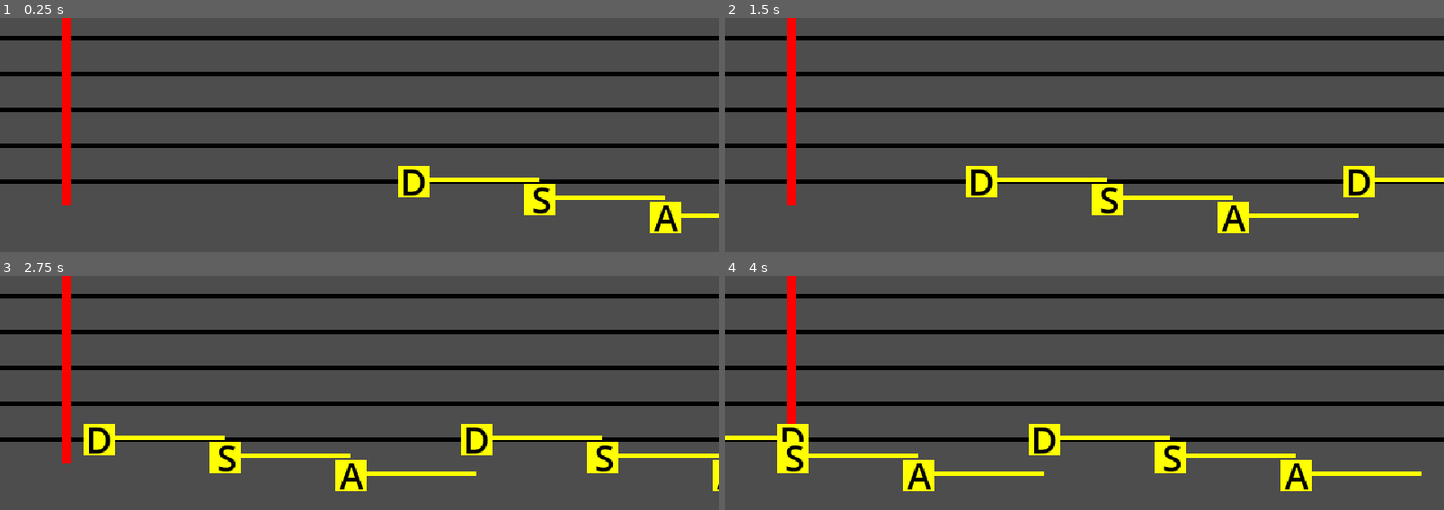
Above: before the commit, frames 1-4 (two rows, left to right).
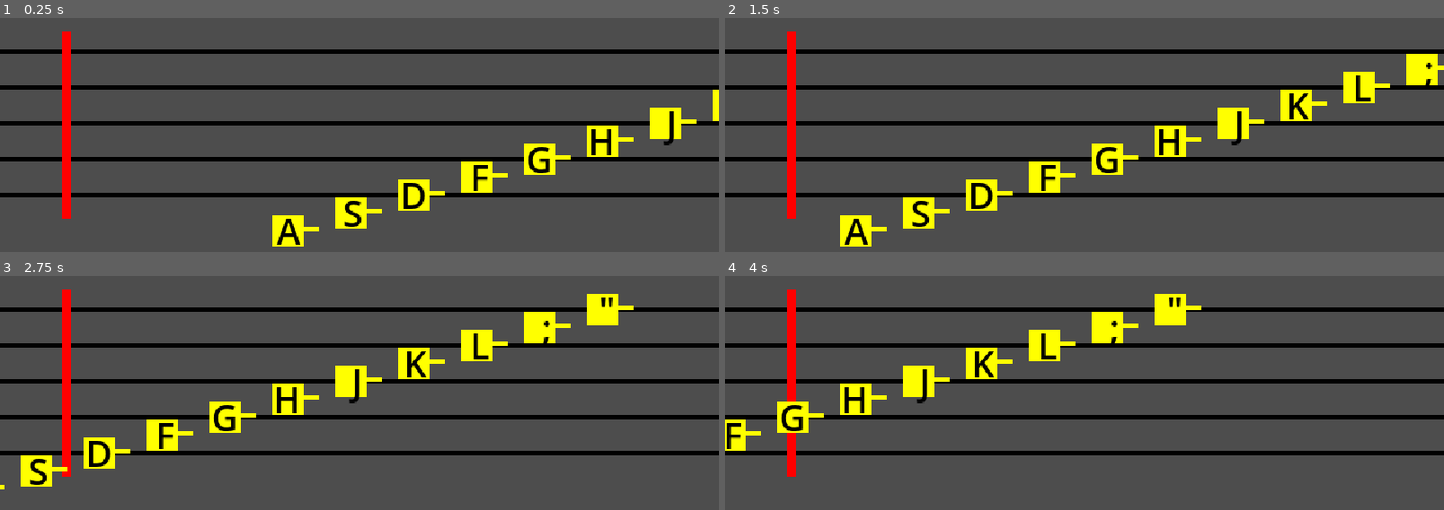
Above: after the commit, the same moments.

Repository: matthewkayin/ggj2024
Game: Godot game, scene res://game.tscn
Two runs of this game, one before a commit and one after it. Both use one fixed random seed, a clock stepped at 60 frames per second and the inputs below. The project has no main scene, so this scene is started directly.
Inputs:
- Up to frame 1 (0.25 s): no input
- Up to frame 2 (1.5 s): no input
- Up to frame 3 (2.75 s): no input
- Up to frame 4 (4 s): no input

The runs differ from the first frame. In frame 1, 24% of the frame differs, in the area x 0-100%, y 0-98%; in frame 2, 26%; in frame 3, 27%, in the area x 0-100%, y 0-92%; in frame 4, 26%.

Commit message:
registered whether notes are played or not
Signed-off-by: Matthew Madden <matthewkayin@gmail.com>

Diff:
--- a/game.tscn
+++ b/game.tscn
@@ -11,7 +11,7 @@
 [node name="release_timer" type="Timer" parent="recorder"]
 
 [node name="staff" type="Node2D" parent="."]
-position = Vector2(0, 16)
+position = Vector2(0, 28)
 script = ExtResource("2_jcke2")
 
 [node name="line_f" type="ColorRect" parent="staff"]
--- a/recorder/recorder.gd
+++ b/recorder/recorder.gd
@@ -24,6 +24,7 @@
 
 var playing_note = Note.REST
 var input_note = Note.REST
+var playing_note_node = null
 
 func _ready():
     var sample_dir = DirAccess.open("res://recorder/samples")
@@ -53,9 +54,24 @@
 
     if previous_note != input_note:
         if input_note != Note.REST:
+            # PLAY NOTE
             playing_note = input_note
+            for sr in sample_release.keys():
+                sample_release[sr].stop()
             sample_sustain[playing_note].play()
             release_timer = 0.0
+
+            # Try to play note in song
+            var nearest_note_node = null
+            for note_node in get_tree().get_nodes_in_group("notes"):
+                if not note_node.can_be_played():
+                    continue
+                if nearest_note_node == null or (note_node.position.x < nearest_note_node.position.x):
+                    nearest_note_node = note_node
+            if nearest_note_node != null:
+                nearest_note_node.play(playing_note)
+                playing_note_node = nearest_note_node
+
         for note in Note.values():
             if note == Note.REST:
                 continue
@@ -65,7 +81,12 @@
     if playing_note != Note.REST and input_note == Note.REST:
         release_timer += delta
     if release_timer >= RELEASE_DELAY:
+        # RELEASE NOTE
         sample_sustain[playing_note].stop()
         sample_release[playing_note].play()
         playing_note = Note.REST
         release_timer = 0.0
+
+        if playing_note_node != null:
+            playing_note_node.release()
+            playing_note_node = null
--- a/songs/hot_cross_buns.tres
+++ b/songs/hot_cross_buns.tres
@@ -7,7 +7,18 @@
 bpm = 120
 notes = "E3 2
 D3 2
-C3 2
+C3 4
 E3 2
 D3 2
-C3 2"
+C3 4
+C3
+C3
+C3
+C3
+D3
+D3
+D3
+D3
+E3 2
+D3 2
+C3 4"
--- /dev/null
+++ b/songs/scales.tres
@@ -0,0 +1,18 @@
+[gd_resource type="Resource" script_class="Song" load_steps=2 format=3 uid="uid://bh4up636hebpq"]
+
+[ext_resource type="Script" path="res://song.gd" id="1_yjlem"]
+
+[resource]
+script = ExtResource("1_yjlem")
+bpm = 120
+notes = "C3
+D3
+E3
+F3
+G3
+A3
+B3
+C4
+D4
+E4
+F4"
--- a/staff.gd
+++ b/staff.gd
@@ -8,7 +8,7 @@
 var playing = false
 
 func _ready():
-    open_song("res://songs/hot_cross_buns.tres")
+    open_song("res://songs/scales.tres")
 
 func open_song(path: String):
     var song = load(path)
@@ -45,7 +45,6 @@
             "position": note_position,
             "length": note_length
         })
-        note_position += note_length
 
         var note_instance = note_scene.instantiate()
         note_instance.note = note_value
@@ -54,6 +53,8 @@
         add_child(note_instance)
         note_instance.set_initial_position()
 
+        note_position += note_length
+
     beat_timer = 0.0
     playing = true
 
--- a/staff/note.gd
+++ b/staff/note.gd
@@ -1,5 +1,6 @@
 extends Node2D
 
+const ALLOWANCE = 30
 const TARGET_X = 60
 const NOTE_X_DIST = 28.0 * 4.0
 const LABEL_VALUE = {
@@ -19,6 +20,8 @@
 var note: Recorder.Note
 var note_position: float
 var note_length: float
+var is_being_played: bool = false
+var played_as: Recorder.Note
 
 func _ready():
     add_to_group("notes")
@@ -27,14 +30,28 @@
     position.y = 160 - ((int(note) - 1) * 16)
     position.x = TARGET_X + (note_position * NOTE_X_DIST)
     $bg/label.text = LABEL_VALUE[note]
-    $sustain.size.x = NOTE_X_DIST * note_length
+    $sustain.size.x = NOTE_X_DIST * (note_length - (get_parent().beat_length * 0.5))
+
+func can_be_played():
+    return (position.x >= TARGET_X and position.x - TARGET_X <= ALLOWANCE) or (position.x < TARGET_X && position.x + $sustain.size.x > TARGET_X)
 
 func _process(_delta):
     var current_position = note_position - get_parent().beat_timer
-    if current_position > 0:
-        position.x = TARGET_X + (current_position * NOTE_X_DIST)
-    elif current_position >= -note_length:
-        position.x = TARGET_X
-        $sustain.position.x = current_position * NOTE_X_DIST
-    else:
-        position.x = TARGET_X + ((current_position + note_length) * NOTE_X_DIST)
+    position.x = TARGET_X + (current_position * NOTE_X_DIST)
+    if is_being_played:
+        if not can_be_played():
+            is_being_played = false
+            release()
+        $bg.position.x = TARGET_X - position.x - 14
+    if position.x + $sustain.size.x < -TARGET_X:
+        queue_free()
+
+func play(as_note: Recorder.Note):
+    played_as = as_note
+    if played_as != note:
+        position.y = 160 - ((int(played_as) - 1) * 16)
+        $bg/label.text = LABEL_VALUE[played_as]
+    is_being_played = true
+
+func release():
+    queue_free()
